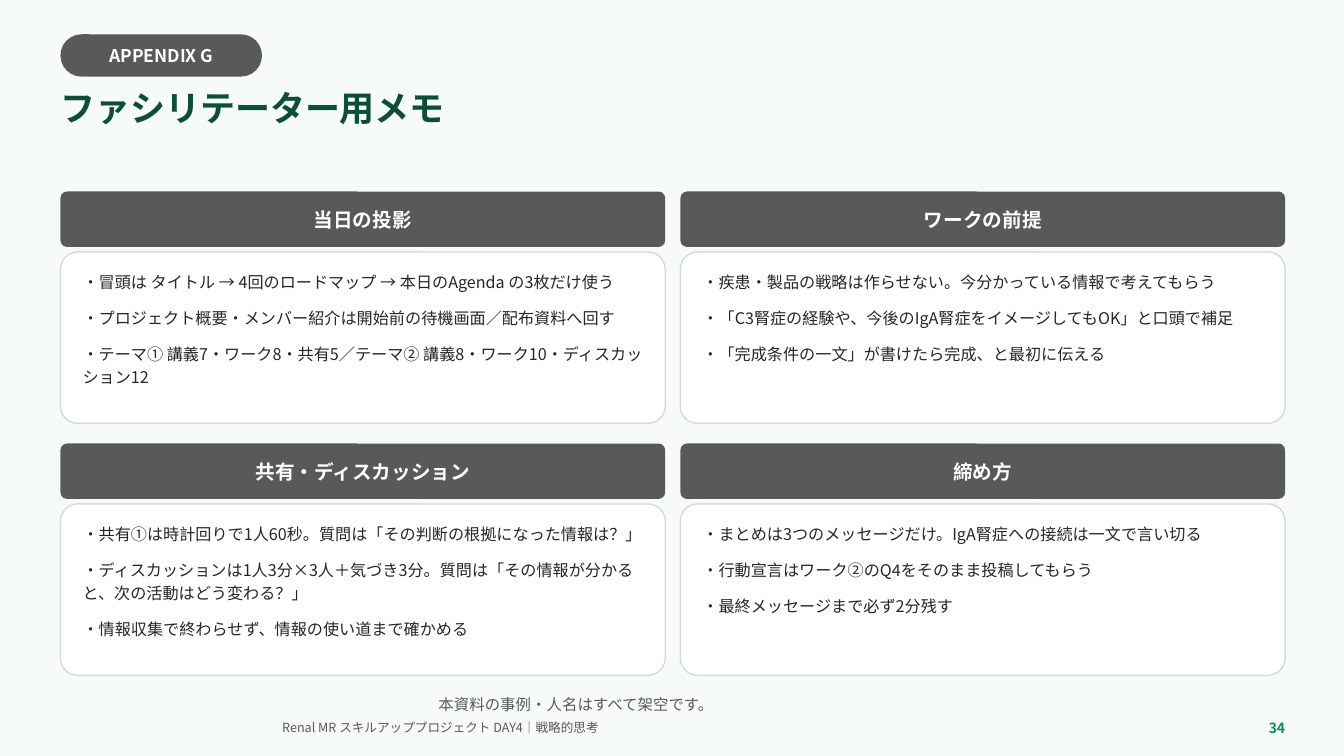
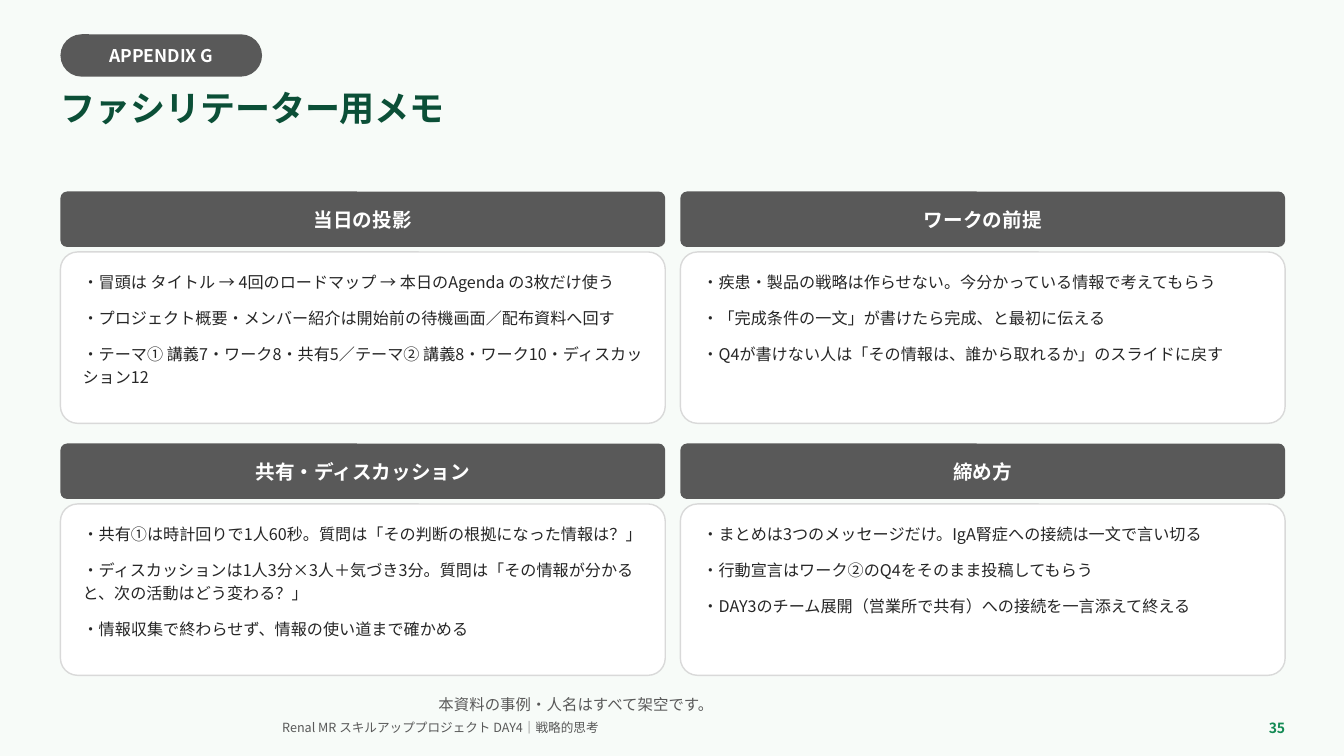
Before and after one commit to TAKUYA-1187/Claude, a slide deck: slide 35 of novartis_training/DAY4_ちょっと分かるだけで世界が変わる.pptx (slide 34 before the commit). Drawn at 1344x756 pixels with LibreOffice and Linux fonts; fonts in the diff are those of the drawing; background and template pictures are left out. Boxes give left, top, right and bottom in pixels: in the first picture for what was removed or moved away, otherwise in the second. Text is boxed around its words. In the diff, an @@ line names an element or a change of style, - is before the commit and + after.

```diff
--- a/novartis_training/DAY4_ちょっと分かるだけで世界が変わる.pptx
+++ b/novartis_training/DAY4_ちょっと分かるだけで世界が変わる.pptx
@@ text in rounded rectangle at box(702, 310, 1233, 328): paragraph removed @@
-・「C3腎症の経験や、今後のIgA腎症をイメージしてもOK」と口頭で補足
@@ text in rounded rectangle at box(702, 346, 1223, 363): paragraph added @@
+・Q4が書けない人は「その情報は、誰から取れるか」のスライドに戻す
@@ text in rounded rectangle at box(702, 598, 1190, 614): text changed @@
-・最終メッセージまで必ず2分残す
+・DAY3のチーム展開（営業所で共有）への接続を一言添えて終える
@@ text at box(1269, 722, 1285, 733): text changed @@
-34
+35
```
Also in this commit, not shown: 14 other slides changed, 1 slide added, 2 other files.
